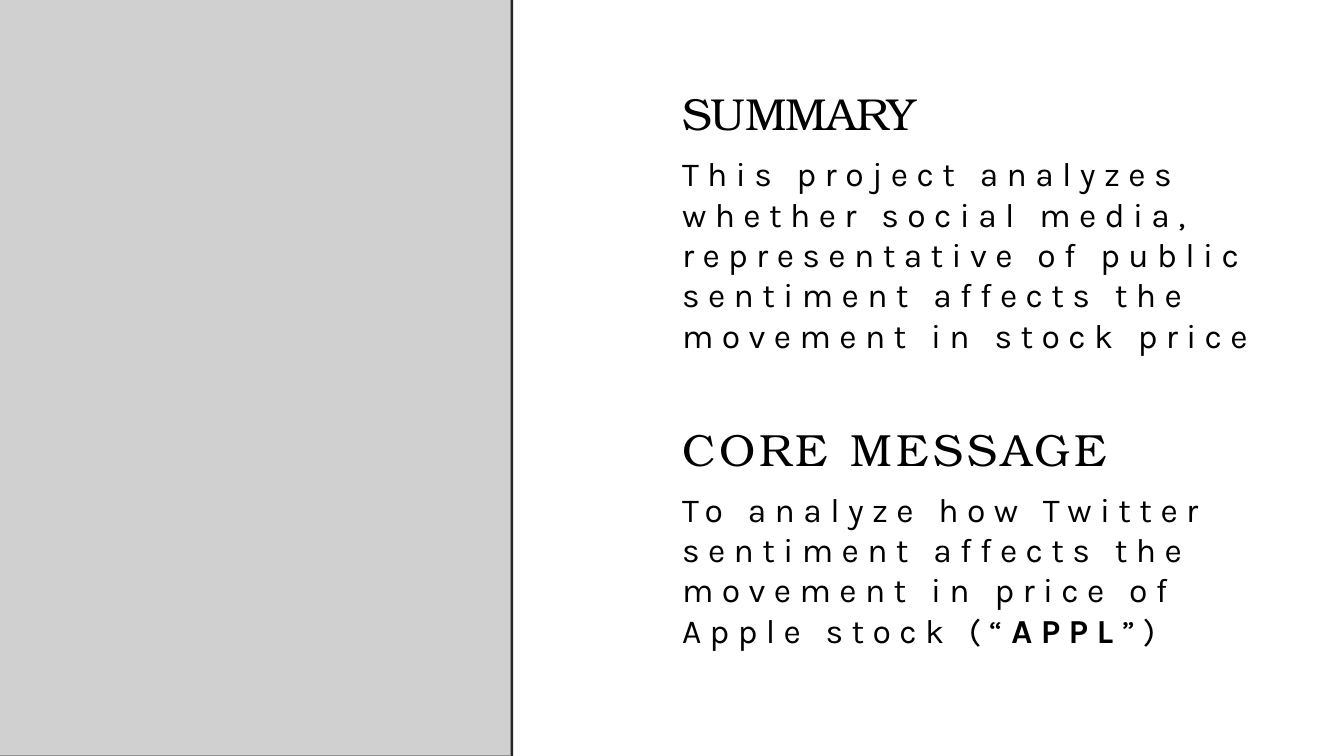
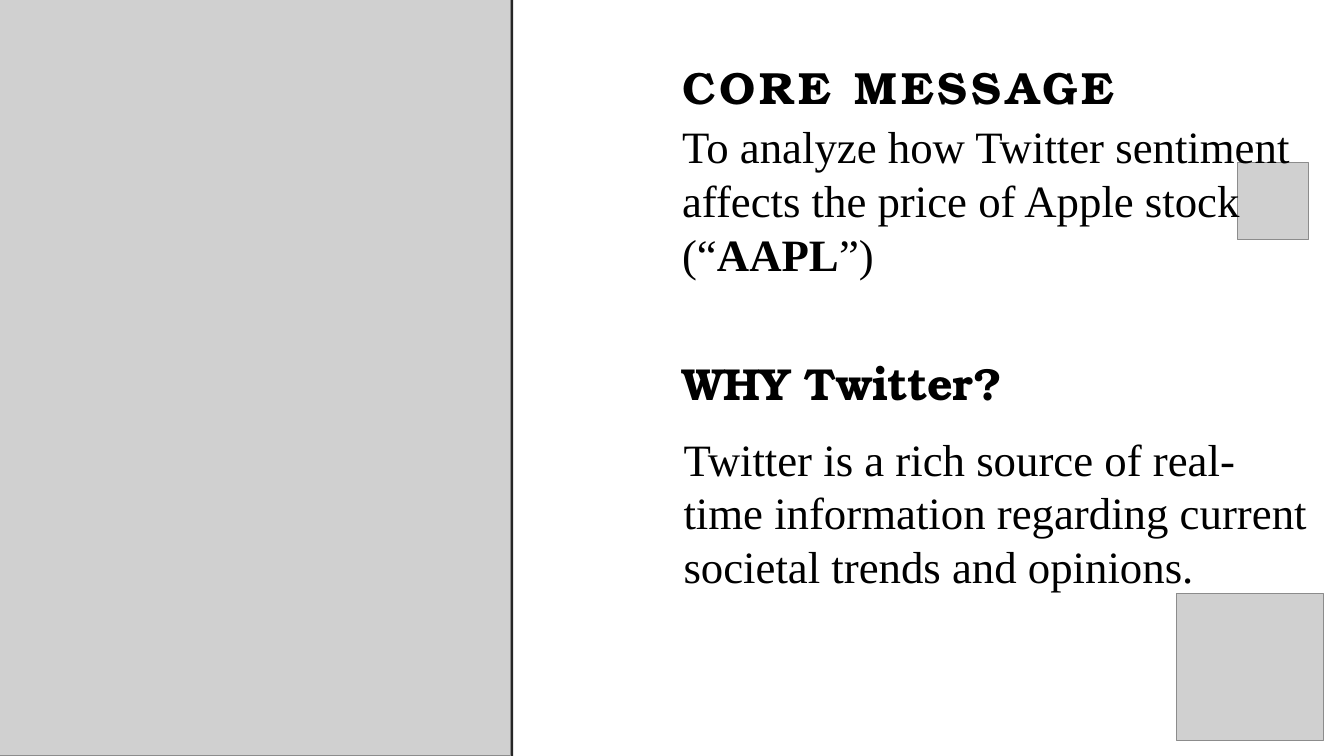
Before and after one commit to you915/Sentiment-Analysis-of-Twitter-Data-for-predicting-Apple-stock-price, a slide deck: slide 2 of Project 2 - Group 4.pptx. Drawn at 1344x756 pixels with LibreOffice and Linux fonts; fonts in the diff are those of the drawing; grey boxes stand for pictures. Boxes give left, top, right and bottom in pixels: in the first picture for what was removed or moved away, otherwise in the second. Text is boxed around its words. In the diff, an @@ line names an element or a change of style, - is before the commit and + after.

Commit message:
updated ppt and updated images

```diff
--- a/Project 2 - Group 4.pptx
+++ b/Project 2 - Group 4.pptx
@@ text "CORE MESSAGE": place and size @@
-text "CORE MESSAGE" at (682,434,1107,467)
+text "CORE MESSAGE" at (682,72,831,105)
@@ text "CORE MESSAGE" at (682,72,831,105): bold on @@
@@ title removed at (682,99,916,131) @@
-SUMMARY
@@ text at (682,132,1289,280): text changed; size 24 to 32 pt; font Karla to Times New Roman @@
-To analyze how Twitter sentiment affects the movement in price of Apple stock (“APPL”)
+To analyze how Twitter sentiment affects the price of Apple stock (“AAPL”)
@@ text removed at (682,163,1248,356) @@
-This project analyzes whether social media, representative of public sentiment affects the movement in stock price
@@ picture added at (1238,162,1310,239) @@
@@ title added at (682,365,1002,401), 32 pt, text #000000, bold @@
+WHY Twitter?
@@ text added at (684,444,1307,593), 32 pt, text #000000 @@
+Twitter is a rich source of real-time information regarding current societal trends and opinions.
@@ picture added at (1177,594,1324,741) @@
```
Also in this commit, not shown: 5 other slides changed, 2 slides added, 2 slides removed.
